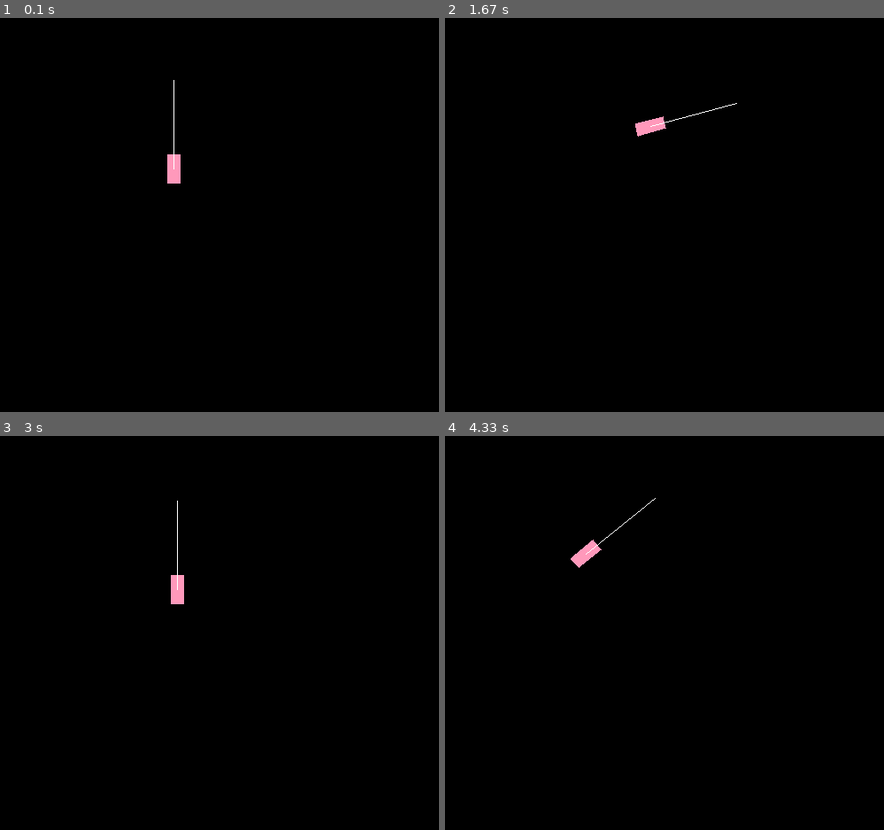
Above: before the commit, frames 1-4 (two rows, left to right).
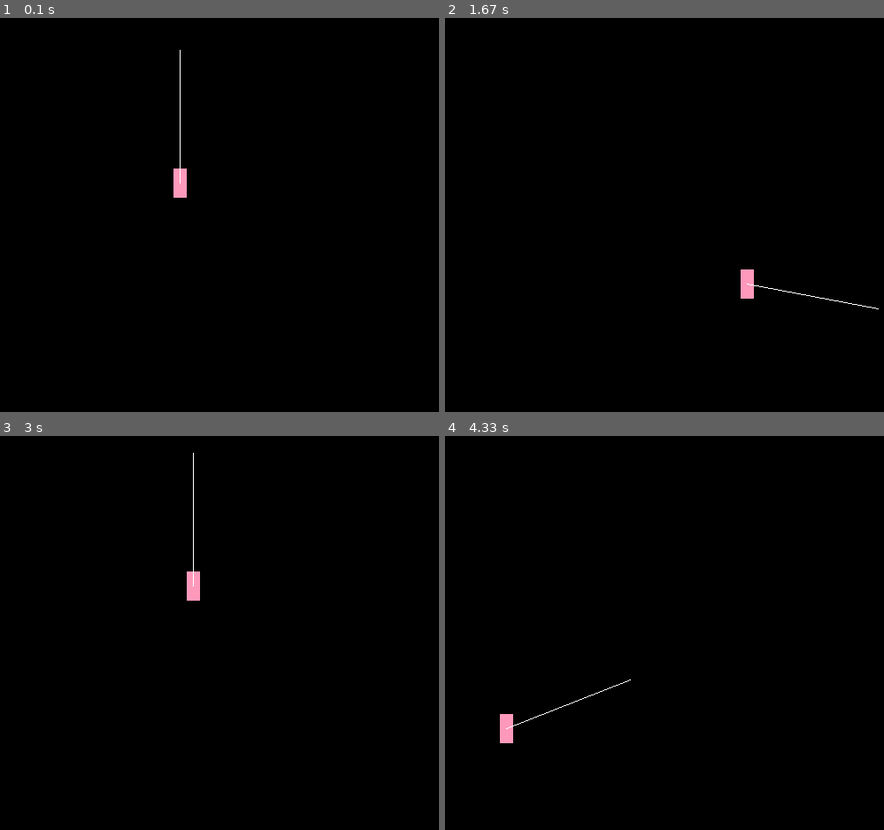
Above: after the commit, the same moments.

Repository: Void-TK-57/Drift
Game: pygame game, started from main.py
Same seed, same stepped clock (60 frames per second), same inputs: the game is played once before the commit and once after it.
Inputs:
- Up to frame 1 (0.1 s): no input
- Up to frame 2 (1.67 s): hold Right 0.33-0.8 s; hold Up 0.83-1.13 s; hold Right 1.17-1.63 s
- Up to frame 3 (3 s): hold Left 1.67-2.2 s; hold Down 2.23-2.53 s; hold Left 2.57-2.97 s
- Up to frame 4 (4.33 s): hold Up 3-3.37 s; hold Right 3.4-4.03 s; hold Down from 4.07 s (still down)

The runs differ from the first frame. In frame 1, 0.4% of the frame differs, in the area x 38-43%, y 8-46%; in frame 2, 0.5%; in frame 3, 0.5%, in the area x 38-46%, y 4-43%; in frame 4, 0.5%.

Commit message:
Add Graphics Transform Support

Diff:
--- a/car.py
+++ b/car.py
@@ -1,111 +1,75 @@
 import pygame
 import numpy as np
-import pymunk
-from pymunk.vec2d import Vec2d
 
 
 # car class
 class Car:
 
-    def __init__(self, x, y, width, height, velocity, angular_velocity, color = (255, 153, 187)):
-        # create body
-        self.body = pymunk.Body(mass = 0, moment = 0, body_type= pymunk.Body.DYNAMIC)
-        self.body.position = x, y
-        #self.shape = pymunk.Poly(self.body, [[0, 0], [0, height], [width, 0], [width, height] ] )
-        self.shape = pymunk.Poly.create_box(self.body, (width, height))
-        self.shape.mass = 0.001
-        self.shape.density = 1
-        self.fixed_velocity = velocity
-        self.color = color
+    def __init__(self, x, y, width, height, velocity, angle_velocity, angle = 0, color = (255, 153, 187)):
+        self.angle = angle
+
+        self.x = x
+        self.y = y
         self.height = height
         self.width = width
-        self.fixed_angular_velocity = angular_velocity
+
+        self.vel = np.array([0, 0])
+        self.angle_vel = 0
+
+        self.p_vel = velocity
+        self.p_angle_vel = angle_velocity
+
+        self.color = color
 
     # draw the rectangle
     def draw(self, screen):
-        coords = []
-        # conver to world
-        for coord in  self.shape.get_vertices():
-            coords.append( self.body.local_to_world(coord) )
+        coords =  [ [self.x, self.y],
+                    [self.x + self.width, self.y],
+                    [self.x+self.width, self.y+self.height],
+                    [self.x, self.y+self.height] ]
         # draw the recangle
-        pygame.draw.polygon(screen, self.color,  coords)
+        pygame.draw.polygon(screen, self.color,  coords )
         # calculate y and x of vertices
+        x = self.width/2 + self.x + np.sin(self.angle*np.pi)*150
+        y = self.height/2 + self.y - np.cos(self.angle*np.pi)*150
         # draw orientation
-        pygame.draw.line(screen, (255, 255, 255), list(self.body.position), self.body.local_to_world( [100*np.sin(self.body.angle/180) , -100*np.cos(self.body.angle/180)] ) )
+        pygame.draw.line(screen, (255, 255, 255), [self.x + self.width/2, self.y + self.height/2], [x, y] )
 
-    # method to get the local point of the vector
-    def get_point_from_wheel(self, wheel):
-        wheels = wheel.split("-")
-        if wheels[0] == "bottom":
-            y_orientation = -1
-        elif wheels[0] == "top":
-            y_orientation = 1
-        else:
-            y_orientation = 0
 
-        if wheels[0] == "left":
-            x_orientation = -1
-        elif wheels[0] == "right":
-            x_orientation = 1
-        else:
-            x_orientation = 0
-
-        y = y_orientation * self.height/2
-        x = x_orientation * self.width/2
+    # polar to cartesian
+    def polar_to_cartesian(self, angle, magnitude):
+        x = magnitude*np.sin(self.angle*np.pi)
+        y = magnitude*np.cos(self.angle*np.pi)
         return x, y
 
-    def polar_to_cartesian(self, angle, length):
-        return [length * np.cos(angle + np.pi/2), -length * np.sin(angle + np.pi/2)]
-
-    def apply_force_at_local_point(self, force, wheel):
-        self.body.apply_force_at_local_point(force, self.get_point_from_wheel(wheel) )
-
-    def apply_force_at_world_point(self, force, wheel):
-        self.body.apply_force_at_local_point(force, self.get_point_from_wheel(wheel) )
-
-    def apply_impulse_at_local_point(self, force, wheel):
-        self.body.apply_force_at_local_point(force, self.get_point_from_wheel(wheel) )
-
-    def apply_impulse_at_world_point(self, force, wheel):
-        self.body.apply_force_at_local_point(force, self.get_point_from_wheel(wheel) )
-
-    def move(self, backwards = False):
-        velocity = self.fixed_velocity
-        if backwards:
-            velocity *= -1
-        self.body.velocity = self.polar_to_cartesian(-self.body.angle, velocity)
+    def move(self, directions):
+        # coefficients of up, right, left and down
+        magnitude = 0 + directions[0] - directions[2]
+        angle = 0 + directions[1] - directions[3]
+        #self.velocity = self.polar_to_cartesian(self.angle + angle*self.fixed_angular_velocity, magnitude*self.fixed_velocity)
+        self.vel = self.polar_to_cartesian(self.angle, magnitude*self.p_vel)
+        self.angle_vel = angle*self.p_angle_vel
 
     def rotate(self, anti = False):
         angular_velocity = self.fixed_angular_velocity
         if anti:
             angular_velocity *= -1
-        self.body.angular_velocity = angular_velocity
-
-    def stop(self, rotation = False):
-        if rotation:
-            self.body.angular_velocity = 0
-        else:
-            self.body.velocity = 0, 0
-
+        self.body.velocity = self.polar_to_cartesian(-self.body.angle + angular_velocity, self.fixed_velocity)
 
 
     def log(self):
         print("Position:")
-        print(self.body.position)
+        print(self.x, self.y)
         print("Velocity:")
-        print(self.body.velocity)
-        print("Force:")
-        print(self.body.force)
-        print("-"*5)
+        print(self.vel)
         print("Angle:")
-        print(self.body.angle/np.pi % 2)
-        print("Angular Velocity:")
-        print(self.body.angular_velocity)
-        print("Torque:")
-        print(self.body.torque)
+        print(self.angle)
+        print("Angle Velocity:")
+        print(self.angle_vel)
         print("="*20)
 
     # update velocity
     def update(self):
-        pass
-    #self.body.update_velocity(self.fixed_velocity)
+        self.x += self.vel[0]
+        self.y += self.vel[1]
+        self.angle += self.angle_vel % 2.0
--- /dev/null
+++ b/graphics.py
@@ -0,0 +1,52 @@
+import numpy as np
+
+class Rotate():
+    def __init__(self, angle):
+        self.angle = angle
+
+    def __call__(self, coords):
+        matrix=np.array([[np.cos(self.angle), -np.sin(self.angle), 0],
+                    [ np.cos(self.angle),  np.sin(self.angle), 0],
+                    [      0       ,         0     , 1]])
+        return matrix @ coords
+
+class Scale():
+    def __init__(self, sx, sy):
+        self.sx = sx
+        self.sy = sy
+
+    def __call__(self, coords):
+        matrix=np.array([[self.sx, 0, 0],
+                    [ 0, self.sy, 0],
+                    [ 0,  0, 1 ]])
+        return matrix @ coords
+
+
+class Slide():
+    def __init__(self, tx, ty):
+        self.tx = tx
+        self.ty = ty
+
+    def __call__(self, coords):
+        matrix=np.array([[1, 0, self.tx],
+                    [ 0, 1, self.ty],
+                    [ 0, 0, 1 ]])
+        return matrix @ coords
+
+def homogen(matrix):
+    return np.concatenate( [matrix, np.ones( [1, matrix.shape[1]] ) ], axis = 0)
+
+def de_homogen(matrix):
+    return matrix[:-1, :]
+
+def transform(transforms, matrix):
+    homogen_matrix = homogen(matrix)
+    for func in transforms:
+        homogen_matrix = func(homogen_matrix)
+    return de_homogen(homogen_matrix)
+
+if __name__ == "__main__":
+    a = np.array([[0, 4], [1, 2]])
+    print(a)
+    b = transform( [Slide(2, 2), Scale(3, 2), Slide(1, -1)], a )
+    print(b)
--- a/main.py
+++ b/main.py
@@ -4,11 +4,8 @@
 from car import Car
 
 
-import pymunk
-
-def update_game(screen, space, car, _map, dt):
-    # update worlrd
-    space.step(dt/1000)
+def update_game(screen, car, _map, dt):
+    car.update()
     # reset screen and redraw
     screen.fill((0, 0, 0))
     car.draw(screen)
@@ -32,12 +29,7 @@
     clock = pygame.time.Clock()
     _map = []
 
-    space = pymunk.Space()
-    space.gravity = 0, 0
-
-    car = Car(x = 200, y = 200, width = 14, height = 32, velocity = 200, angular_velocity = 1.4)
-
-    space.add(car.body, car.shape)
+    car = Car(x = 200, y = 200, width = 14, height = 32, velocity = 10, angle_velocity=0.01, angle = 0)
 
     # main loop
     while True:
@@ -59,23 +51,10 @@
 
 
         # if there is a key pressed, check which one
-        if key_pressed[0]:
-            car.move()
-        if key_pressed[2]:
-            car.move(backwards=True)
-        if key_pressed[1]:
-            car.rotate()
-        if key_pressed[3]:
-            car.rotate(anti = True)
-
-        # if neither of keys are pressed, stop car
-        if not ( key_pressed[0] or key_pressed[2] ):
-            car.stop()
-        if not ( key_pressed[1] or key_pressed[3] ):
-            car.stop(True)
+        car.move(key_pressed)
 
         # update game and tick clock
-        update_game(screen, space, car, _map, clock.get_time())
+        update_game(screen, car, _map, clock.get_time())
         clock.tick(60)
 
         car.log()
